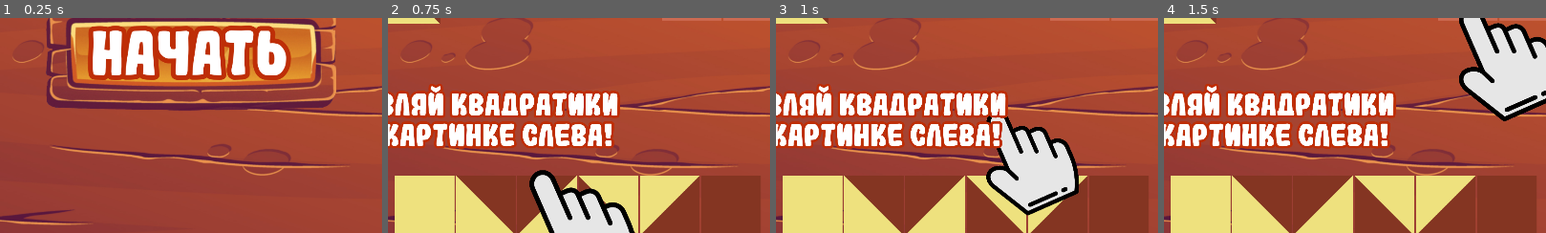
Above: before the commit, frames 1-4 (left to right).
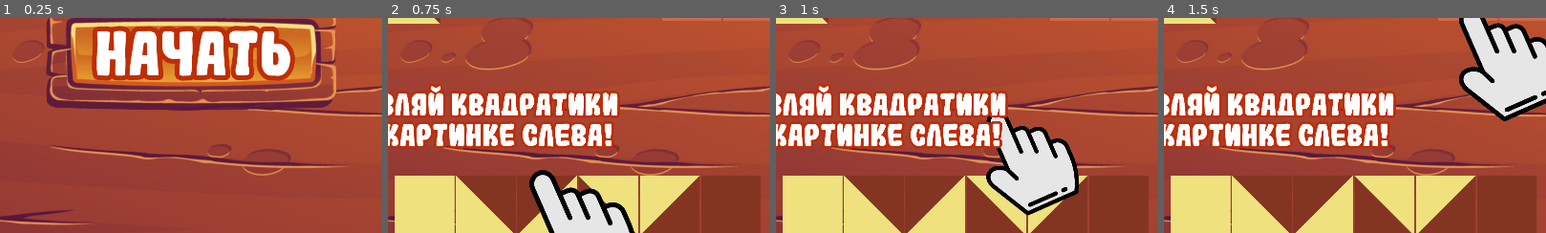
Above: after the commit, the same moments.

Repository: perk3greed/cubes_game
Game: Godot game, scene res://menu/TheGAME.tscn
Two runs of this game, one before a commit and one after it. Both use one fixed random seed, a clock stepped at 60 frames per second and the inputs below.
Inputs (mouse positions are % of the whole screen's width and height, from its top left):
- Up to frame 1 (0.25 s): no input
- Up to frame 2 (0.75 s): click "начать" at 0.5 s
- Up to frame 3 (1 s): no input
- Up to frame 4 (1.5 s): click (5, 9) at 1.27 s
The pictures show only the part of the screen within x 24-74%, y 33-83%; the shares and areas given below are measured in that part.

The runs differ from the first frame. In frame 1, 6.1% of the frame differs, in the area x 23-78%, y 3-30%; in frame 2, nothing differs; in frame 3, nothing differs; in frame 4, nothing differs.
Error before the commit: Invalid get index 'SDKError' (on base: 'null instance'). (res://Yandex/YSDK.gd:22)
Error after the commit: Invalid get index 'SDKError' (on base: 'null instance'). (res://Yandex/YSDK.gd:25)

Commit message:
localization

Diff:
--- /dev/null
+++ b/Bricks/animated textures/begin_label.gd
@@ -0,0 +1,8 @@
+extends Label
+
+func _ready():
+	self.text = "начать"
+	if Ysdk.yandex_locale == "en":
+		self.text = "begin"
+	elif Ysdk.yandex_locale == "tr":
+		self.text = "başla"
--- a/Bricks/animated textures/start_menu.tscn
+++ b/Bricks/animated textures/start_menu.tscn
@@ -7,6 +7,7 @@
 [ext_resource path="res://Bricks/animated textures/start_menu.tres" type="Theme" id=5]
 [ext_resource path="res://menu/buttons/newnewnewback.png" type="Texture" id=6]
 [ext_resource path="res://music/sound_on_off_control.tscn" type="PackedScene" id=7]
+[ext_resource path="res://Bricks/animated textures/begin_label.gd" type="Script" id=8]
 
 [node name="Control2" type="Control"]
 anchor_right = 1.0
@@ -37,12 +38,20 @@
 script = ExtResource( 4 )
 
 [node name="Label" type="Label" parent="Control/TextureButton"]
-anchor_left = 0.157
-anchor_top = 0.145
-anchor_right = 0.157
-anchor_bottom = 0.145
+anchor_left = 0.507
+anchor_top = 0.364
+anchor_right = 0.507
+anchor_bottom = 0.364
+margin_left = -247.645
+margin_top = -75.672
+margin_right = 248.355
+margin_bottom = 75.328
+grow_horizontal = 2
+grow_vertical = 2
 theme = ExtResource( 5 )
 text = "начать"
+align = 1
+script = ExtResource( 8 )
 
 [node name="Control2" parent="." instance=ExtResource( 7 )]
 visible = false
--- a/Main-Node.tscn
+++ b/Main-Node.tscn
@@ -9,6 +9,8 @@
 [ext_resource path="res://menu/buttons/newnewnewback.png" type="Texture" id=7]
 [ext_resource path="res://Bricks/animated textures/particle/Flame.png" type="Texture" id=8]
 [ext_resource path="res://Bricks/animated textures/particle/Explosion_Sheet.png" type="Texture" id=9]
+[ext_resource path="res://levels/next_level_label.gd" type="Script" id=10]
+[ext_resource path="res://levels/tutorial_label.gd" type="Script" id=11]
 [ext_resource path="res://nextlvlcontrol.gd" type="Script" id=12]
 [ext_resource path="res://menu/buttons/big_start_button_pressed_1.png" type="Texture" id=13]
 [ext_resource path="res://menu/buttons/big_start_button_1.png" type="Texture" id=14]
@@ -148,14 +150,20 @@
 texture_hover = ExtResource( 15 )
 
 [node name="Label" type="Label" parent="Control/Control/TextureButton"]
-anchor_left = 0.2
-anchor_top = 0.2
-anchor_right = 1.0
-anchor_bottom = 1.0
+anchor_left = 0.498
+anchor_top = 0.5
+anchor_right = 0.498
+anchor_bottom = 0.5
+margin_left = -219.03
+margin_top = -81.0
+margin_right = 656.97
+margin_bottom = 224.0
 rect_scale = Vector2( 0.5, 0.5 )
 theme = ExtResource( 16 )
 text = "Следующий
 уровень"
+align = 1
+script = ExtResource( 10 )
 
 [node name="win_sound" type="AudioStreamPlayer" parent="Control/Control"]
 stream = ExtResource( 19 )
@@ -176,6 +184,7 @@
 text = "РАССТАВЛЯЙ КВАДРАТИКИ
  КАК НА КАРТИНКЕ СЛЕВА!
 "
+script = ExtResource( 11 )
 
 [node name="level_number" type="Label" parent="Control"]
 anchor_left = 0.4
--- a/Yandex/YSDK.gd
+++ b/Yandex/YSDK.gd
@@ -11,11 +11,14 @@
 var get_data_callback = JavaScript.create_callback(self, "get_Data")
 var local_set_data_callback = JavaScript.create_callback(self, "local_set_Data")
 var local_get_data_callback = JavaScript.create_callback(self, "local_get_Data")
+var get_locale_callback = JavaScript.create_callback(self, "get_Locale")
 
 var ready_to_get_data = false
 var first_get_callback = true
 var starting_player_logged = false
 var yandex_is_connected = false
+
+var yandex_locale = "ru"
 
 func _ready() -> void:
 	print("Initializing SDK...")
@@ -30,6 +33,7 @@
 	if args[0] == true:
 		window.getPlayer(get_player_callback)
 		yandex_is_connected = true
+		window.getLocale(get_locale_callback)
 
 func get_Player(args):
 	print("player args from callback")
@@ -43,6 +47,12 @@
 	print(args[0])
 	if args[0] != 'lite':
 		starting_player_logged = true
+
+func get_Locale(args):
+	print("get locale callback")
+	print(args)
+	yandex_locale = args[0]
+	print(yandex_locale)
 
 func set_Data_js(dataToWrite):
 	print("beginning data set from godot")
--- a/level_number.gd
+++ b/level_number.gd
@@ -3,8 +3,9 @@
 func _ready():
 	Events.connect("level_label", self, "set_self_label")
 
-
-
-
 func set_self_label(level_label):
 	self.text = str("УРОВЕНЬ " + str(level_label))
+	if Ysdk.yandex_locale == "en":
+		self.text = str("LEVEL " + str(level_label))
+	elif Ysdk.yandex_locale == "tr":
+		self.text = str("SEV¡YE " + str(level_label))
--- /dev/null
+++ b/levels/next_level_label.gd
@@ -0,0 +1,8 @@
+extends Label
+
+func _ready():
+	self.text = "Следующий\nуровень"
+	if Ysdk.yandex_locale == "en":
+		self.text = "Next\nlevel"
+	elif Ysdk.yandex_locale == "tr":
+		self.text = "Sonrak¡\nsev¡ye"
--- /dev/null
+++ b/levels/tutorial_label.gd
@@ -0,0 +1,8 @@
+extends Label
+
+func _ready():
+	self.text = "РАССТАВЛЯЙ КВАДРАТИКИ\n КАК НА КАРТИНКЕ СЛЕВА!"
+	if Ysdk.yandex_locale == "en":
+		self.text = "ARRANGE THE PIECES\nTO RECREATE THE PICTURE ON THE LEFT"
+	elif Ysdk.yandex_locale == "tr":
+		self.text = "SOLDAK¡ RESM¡ YEN¡DEN OLUŞTURMAK\n¡Ç¡N PARÇALARI DÜZENLEY¡N"
--- a/lvl1.gd
+++ b/lvl1.gd
@@ -2,9 +2,6 @@
 
 signal lvlstarted(lvlcount)
 
-
 func _ready():
-
 	JavaScript.eval("ysdk.adv.showFullscreenAdv({callbacks:{}});")
 	Events.emit_signal("lvlstarted", "level1")
-#	JavaScript.create_object("_player") = JavaScript.get_interface("ydsk").getPlayer()
Not shown: 1 places in Bricks/animated textures/start_menu.tscn that only renumber resources
Not shown: 1 places in Main-Node.tscn that only renumber resources
Not shown, changed: export_presets.cfg
Not shown, changed: Yandex/backup-paste.html
Not shown, changed: Yandex/yandex.js
